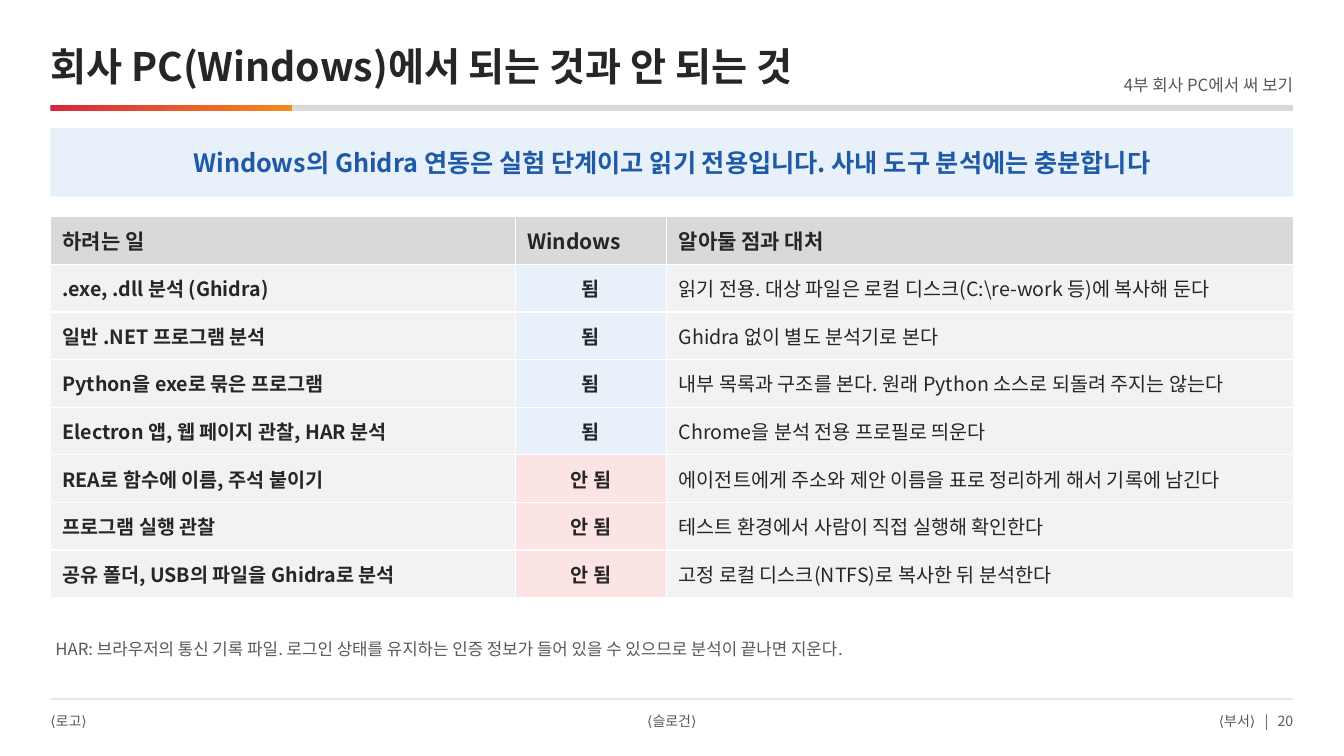
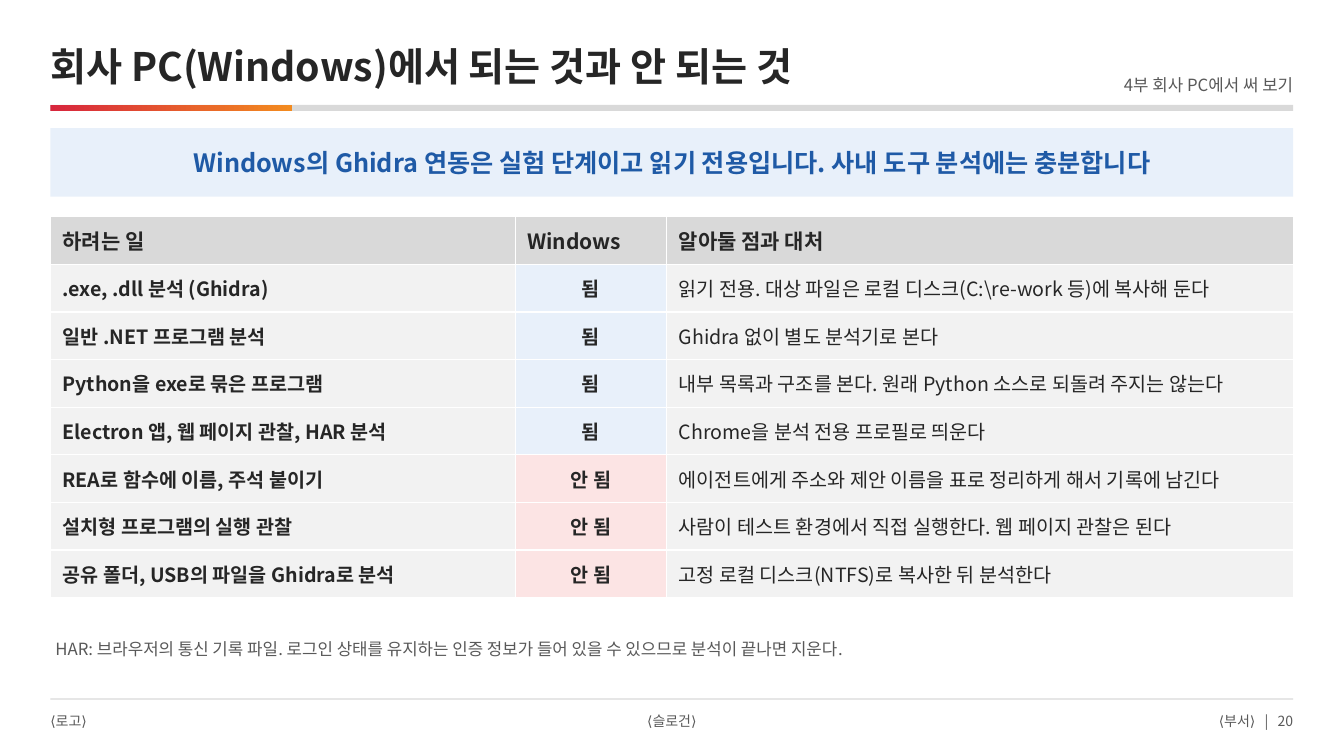
Before and after one commit to DarrenKoi/pm_notes, a slide deck: slide 20 of reverse_engineering/slides/re-rea-team-intro.pptx. Drawn at 1344x756 pixels with LibreOffice and Linux fonts; fonts in the diff are those of the drawing. Boxes give left, top, right and bottom in pixels: in the first picture for what was removed or moved away, otherwise in the second. Text is boxed around its words. In the diff, an @@ line names an element or a change of style, - is before the commit and + after.

```diff
--- a/reverse_engineering/slides/re-rea-team-intro.pptx
+++ b/reverse_engineering/slides/re-rea-team-intro.pptx
@@ table at (50,217,1294,598) @@
-row 7, column 1: 프로그램 실행 관찰
+row 7, column 1: 설치형 프로그램의 실행 관찰
-row 7, column 3: 테스트 환경에서 사람이 직접 실행해 확인한다
+row 7, column 3: 사람이 테스트 환경에서 직접 실행한다. 웹 페이지 관찰은 된다
```
Also in this commit, not shown: 2 other slides changed, 9 other files.
